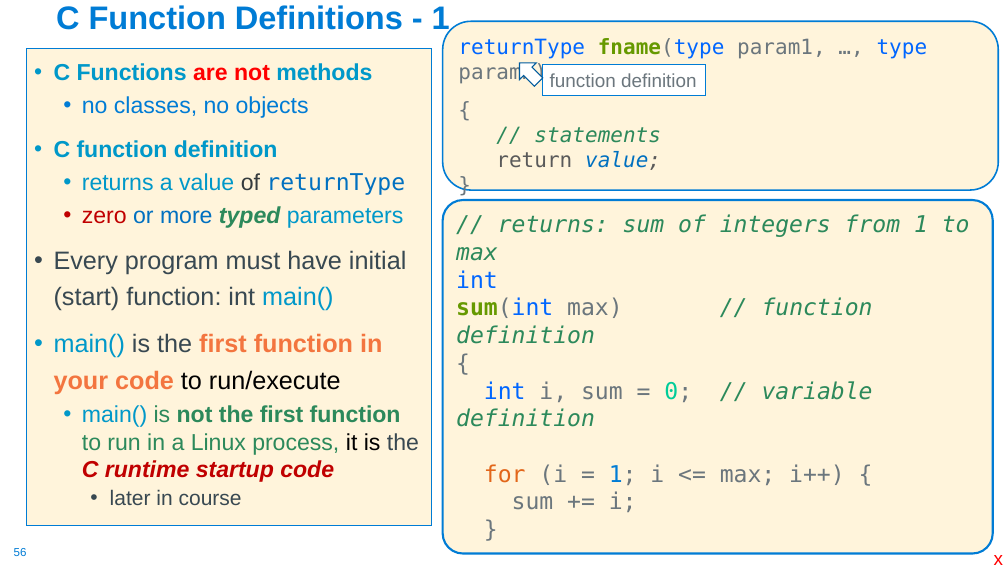
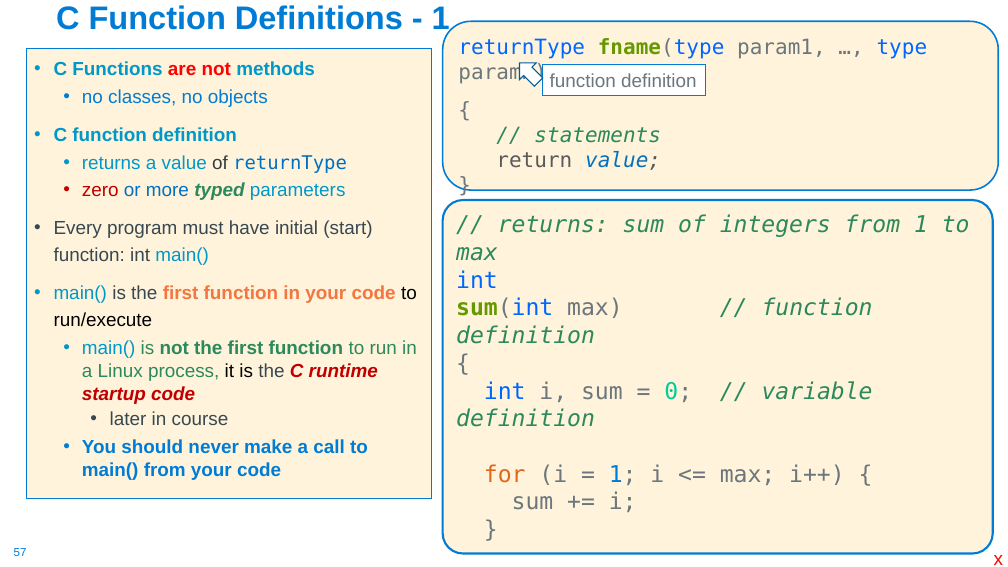
Before and after one commit to cse30-sp24/Muller-Slides, a slide deck: slide 57 of 01_C_Part1.pptx (slide 56 before the commit). Drawn at 1008x567 pixels with LibreOffice and Linux fonts; fonts in the diff are those of the drawing. Boxes give left, top, right and bottom in pixels: in the first picture for what was removed or moved away, otherwise in the second. Text is boxed around its words. In the diff, an @@ line names an element or a change of style, - is before the commit and + after.

```diff
--- a/01_C_Part1.pptx
+++ b/01_C_Part1.pptx
@@ text "C Functions are not methods": place and size @@
-text "C Functions are not methods" at (26,48,432,526)
+text "C Functions are not methods" at (26,48,432,499)
@@ text at (54,61,417,425): size 22 to 18 pt in "C Functions are not methods", "no classes, no objects", "C function definition", "returns a value of returnType" and 2 more places; size 24 to 18 pt in "Every program must have initial (start) function: ...", "main() is the first function in your ..."; size 20 to 18 pt in "later in course" @@
@@ text at (82,439,368,480): paragraph added @@
+  • You should never make a call to main() from your code
@@ page number at (14,548,27,556): text changed @@
-56
+57
```
Also in this commit, not shown: 8 other slides changed, 1 slide added, 1 other file.
